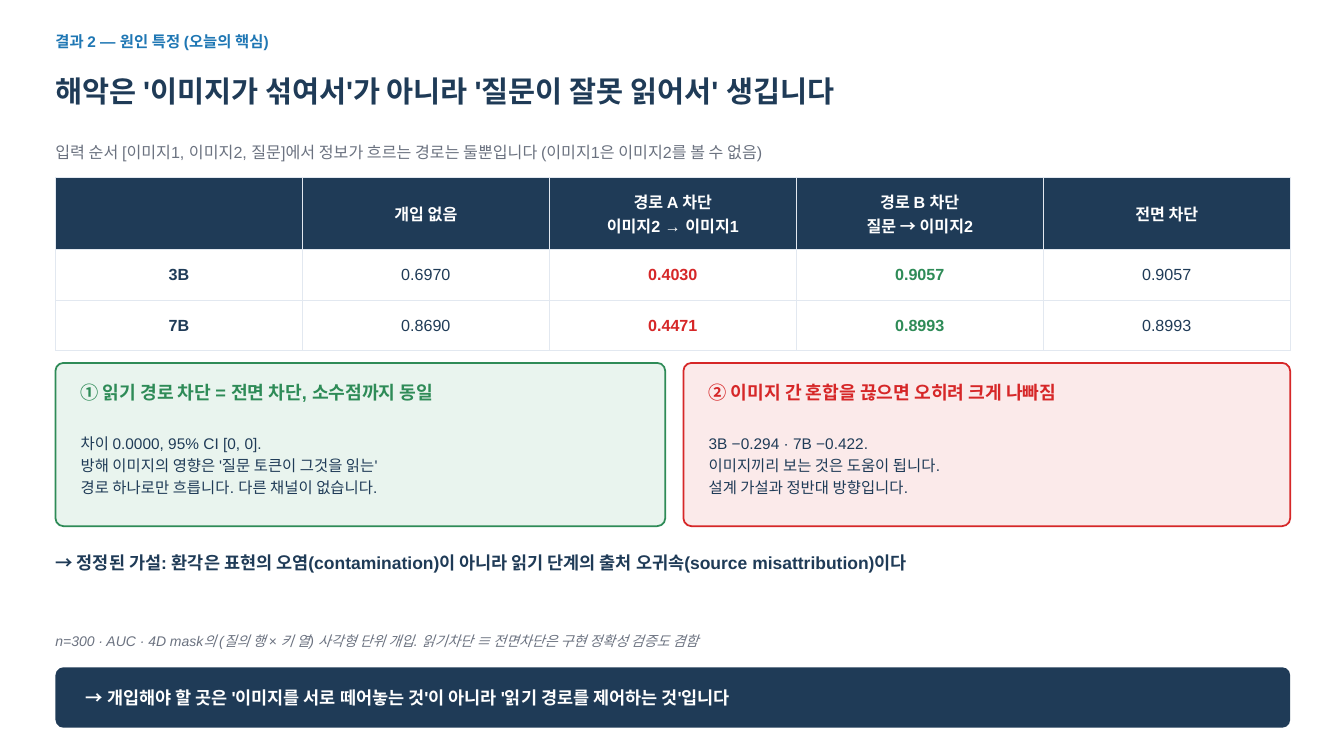
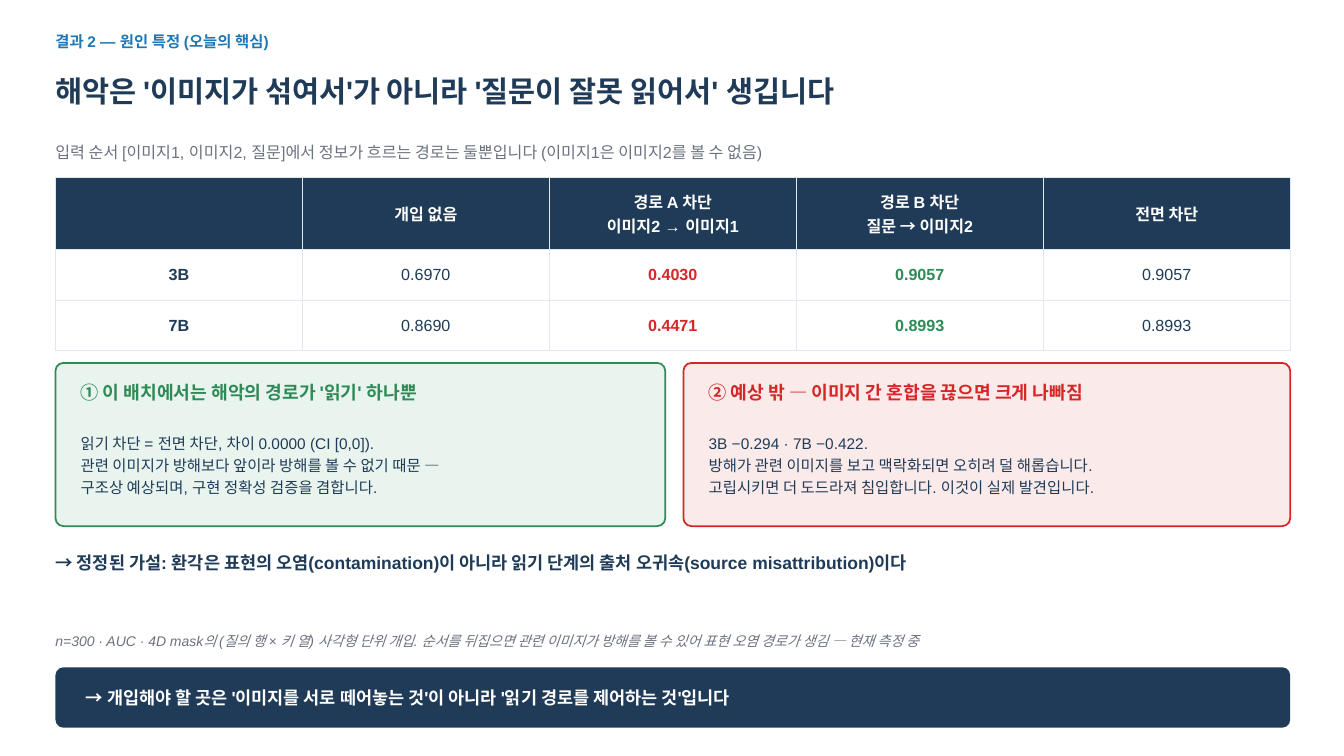
Before and after one commit to hsmai/Source-Depth, a slide deck: slide 4 of meeting/SourceDepth_meeting_v5.pptx. Drawn at 1344x756 pixels with LibreOffice and Linux fonts; fonts in the diff are those of the drawing. Boxes give left, top, right and bottom in pixels: in the first picture for what was removed or moved away, otherwise in the second. Text is boxed around its words. In the diff, an @@ line names an element or a change of style, - is before the commit and + after.

```diff
--- a/meeting/SourceDepth_meeting_v5.pptx
+++ b/meeting/SourceDepth_meeting_v5.pptx
@@ text at (81,383,417,401): text changed @@
-① 읽기 경로 차단 = 전면 차단, 소수점까지 동일
+① 이 배치에서는 해악의 경로가 '읽기' 하나뿐
@@ text at (709,383,1083,401): text changed @@
-② 이미지 간 혼합을 끊으면 오히려 크게 나빠짐
+② 예상 밖 — 이미지 간 혼합을 끊으면 크게 나빠짐
@@ text at (81,436,420,495): text changed @@
-차이 0.0000, 95% CI [0, 0].
-방해 이미지의 영향은 '질문 토큰이 그것을 읽는'
-경로 하나로만 흐릅니다. 다른 채널이 없습니다.
+읽기 차단 = 전면 차단, 차이 0.0000 (CI [0,0]).
+관련 이미지가 방해보다 앞이라 방해를 볼 수 없기 때문 —
+구조상 예상되며, 구현 정확성 검증을 겸합니다.
@@ text at (709,458,1094,495): text changed @@
-이미지끼리 보는 것은 도움이 됩니다.
-설계 가설과 정반대 방향입니다.
+방해가 관련 이미지를 보고 맥락화되면 오히려 덜 해롭습니다.
+고립시키면 더 도드라져 침입합니다. 이것이 실제 발견입니다.
@@ text at (55,634,919,649): text changed @@
-n=300 · AUC · 4D mask의 (질의 행 × 키 열) 사각형 단위 개입. 읽기차단 ≡ 전면차단은 구현 정확성 검증도 겸함
+n=300 · AUC · 4D mask의 (질의 행 × 키 열) 사각형 단위 개입. 순서를 뒤집으면 관련 이미지가 방해를 볼 수 있어 표현 오염 경로가 생김 — 현재 측정 중
```
Also in this commit, not shown: 1 other slide changed, 2 other files.
